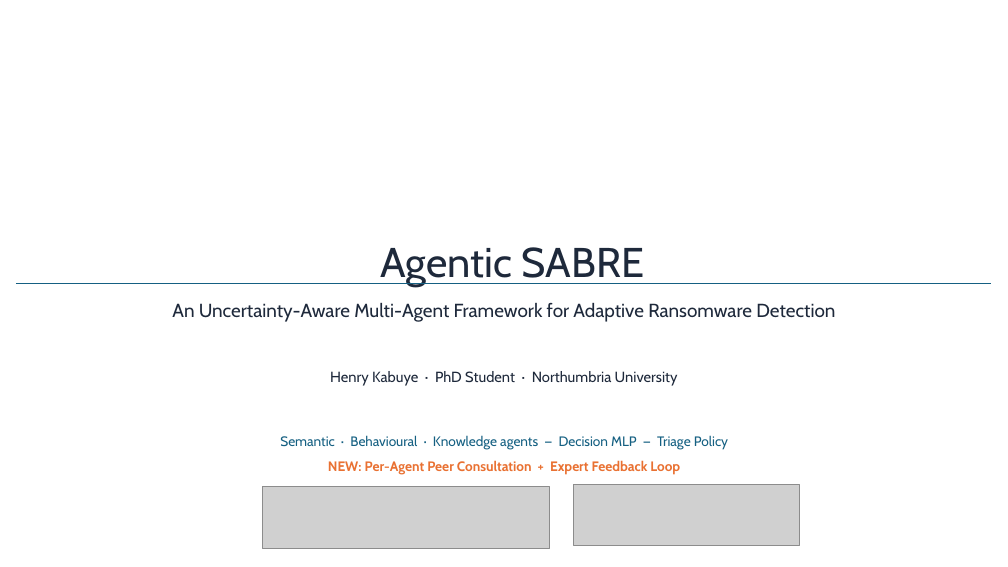
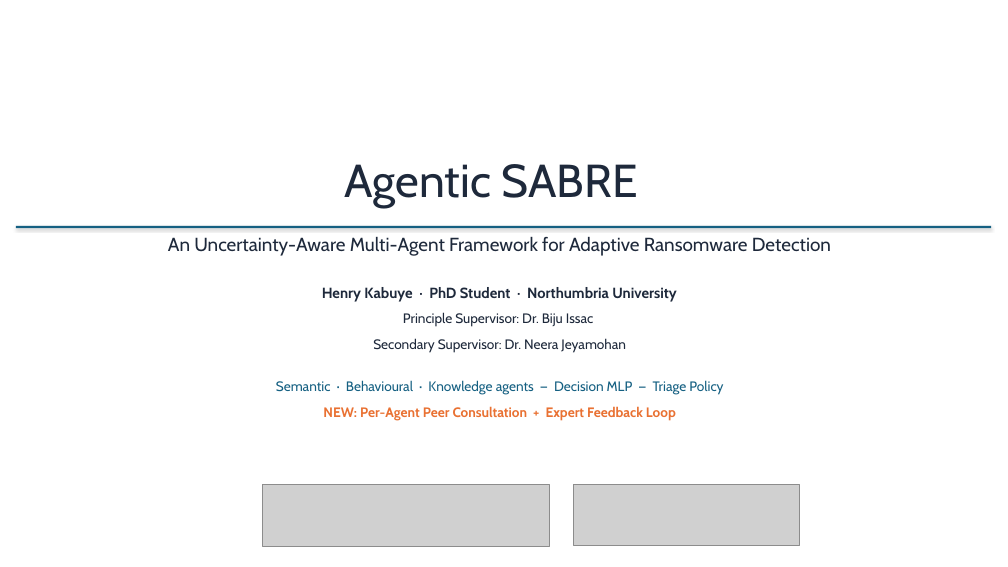
Before and after one commit to Henrinnes/Agentic_SABRE, a slide deck: slide 1 of Agentic_SABRE_7slides.pptx. Drawn at 1008x567 pixels with LibreOffice and Linux fonts; fonts in the diff are those of the drawing; grey boxes stand for pictures. Boxes give left, top, right and bottom in pixels: in the first picture for what was removed or moved away, otherwise in the second. Text is boxed around its words. In the diff, an @@ line names an element or a change of style, - is before the commit and + after.

Commit message:
Add full-pipeline architecture diagram, updated presentation, and PDF report
- draw_architecture.py: new script generating full 3-agent pipeline diagram
  with Peer Consultation (★) gates; output saved to Figures/
- Figures: add full-pipeline architecture PNGs (Apr 2026) + live policy space
- build_presentation.py: rebuilt from AI-Cyber SIG template; corrected
  behavioural metrics (751k samples, 99.6%/0.996 with StandardScaler + SMOTE),
  replaced "Optuna" with TPE (Tree-structured Parzen Estimator) throughout,
  added 5-column per-agent metrics table with natural + balanced columns
- Agentic_SABRE_7slides.pptx: regenerated from above script
- app.py: Architecture section now shows current full-pipeline diagram +
  expanded proposal history
- report/report.tex + report.pdf: new XeLaTeX academic report covering all
  project components (datasets, architecture, peer consultation, expert
  feedback loop, evaluation, explainability, discussion, conclusions)

```diff
--- a/Agentic_SABRE_7slides.pptx
+++ b/Agentic_SABRE_7slides.pptx
@@ title "Agentic SABRE": place and size @@
-title "Agentic SABRE" at (380,247,645,287)
+title "Agentic SABRE" at (345,164,637,208)
@@ title "Agentic SABRE" at (345,164,637,208): size 39.6 to 44 pt @@
@@ line moved from (16, 284) - (991, 284) to (16, 227) - (991, 227) @@
@@ line (16, 227) - (991, 227): stroke #156082 1.5 pt to #156082 2 pt @@
@@ subtitle "An Uncertainty-Aware Multi-Agent Framework for ...": place and size @@
-subtitle "An Uncertainty-Aware Multi-Agent Framework for ..." at (172,303,835,475)
+subtitle "An Uncertainty-Aware Multi-Agent Framework for ..." at (168,237,831,421)
@@ subtitle at (168,237,831,421): bold on in "Henry Kabuye · PhD Student · Northumbria ..." @@
@@ subtitle at (373,312,626,353): paragraphs added @@
+Principle Supervisor: Dr. Biju Issac
+Secondary Supervisor: Dr. Neera Jeyamohan
```
Also in this commit, not shown: 6 other slides changed, 14 other files.
